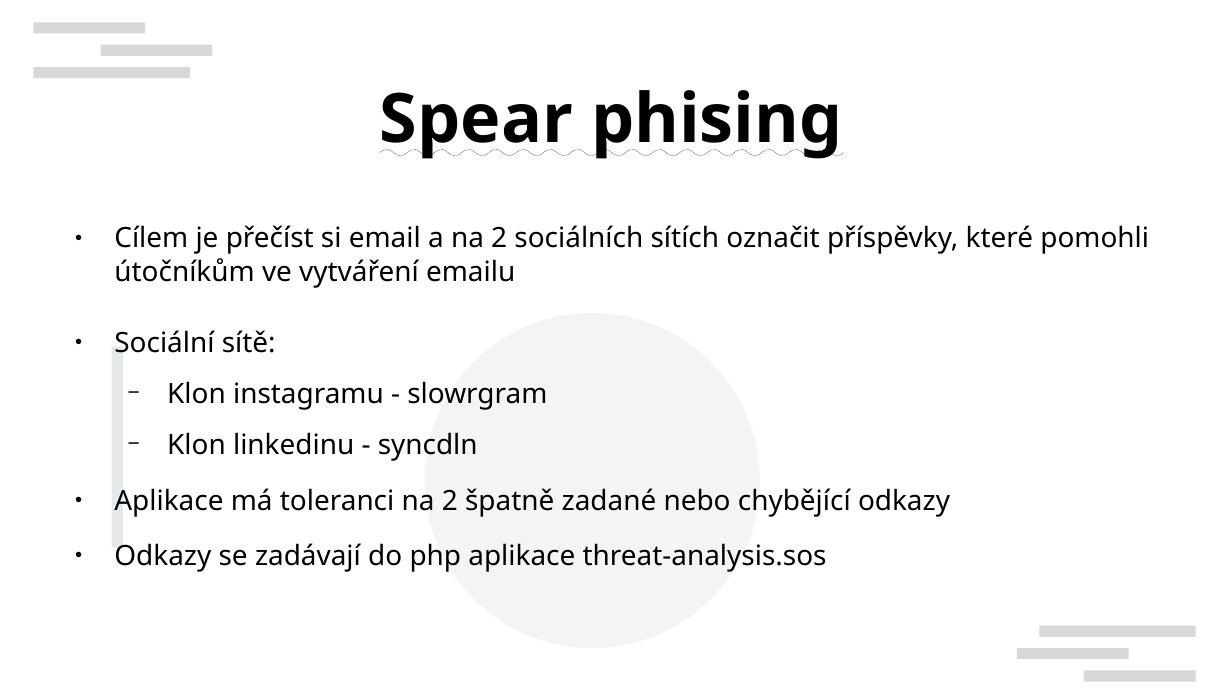
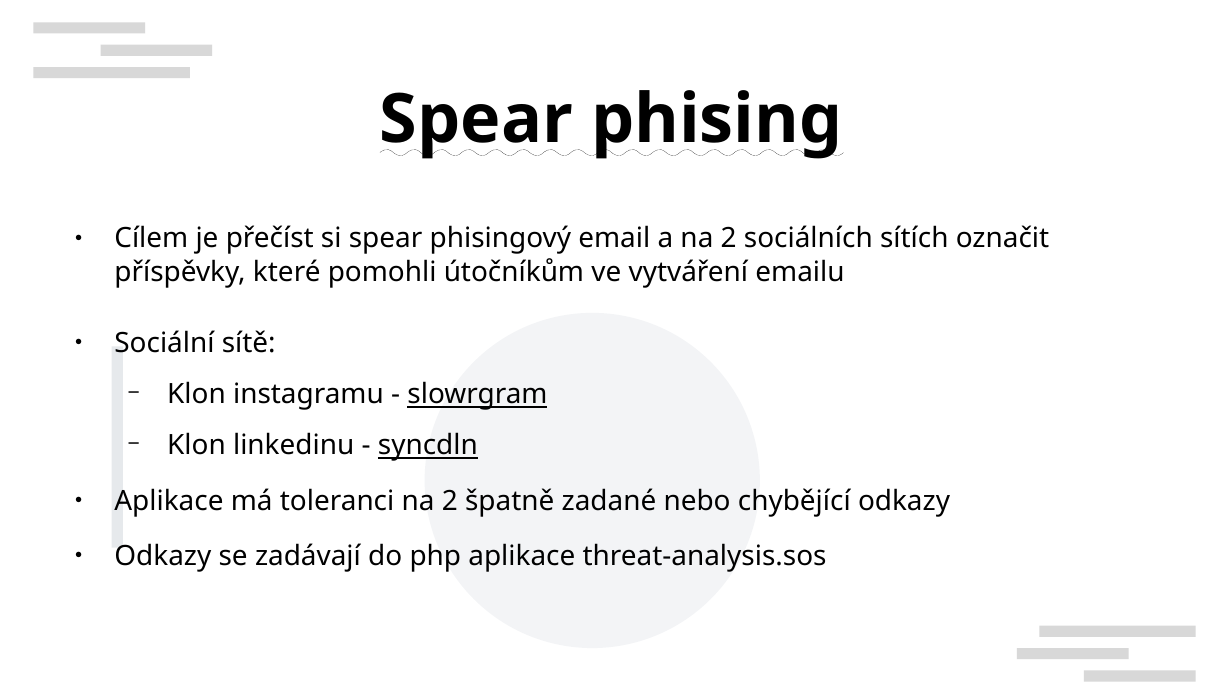
Before and after one commit to theFivehead/CTF-interaktivni-osveta, a slide deck: slide 9 of prezentace.odp (slide 8 before the commit). Drawn at 1232x693 pixels with LibreOffice and Linux fonts; fonts in the diff are those of the drawing; background and template pictures are left out. Boxes give left, top, right and bottom in pixels: in the first picture for what was removed or moved away, otherwise in the second. Text is boxed around its words. In the diff, an @@ line names an element or a change of style, - is before the commit and + after.

```diff
--- a/prezentace.odp
+++ b/prezentace.odp
@@ text at bbox=[114, 225, 1049, 288]: text changed @@
-● Cílem je přečíst si email a na 2 sociálních sítích označit příspěvky, které pomohli útočníkům ve vytváření emailu
+● Cílem je přečíst si spear phisingový email a na 2 sociálních sítích označit příspěvky, které pomohli útočníkům ve vytváření emailu
@@ text at bbox=[167, 381, 547, 461]: underline on in "slowrgram", "syncdln" @@
```
Also in this commit, not shown: 4 other slides changed, 2 slides added, 1 slide removed, 2 other files.
